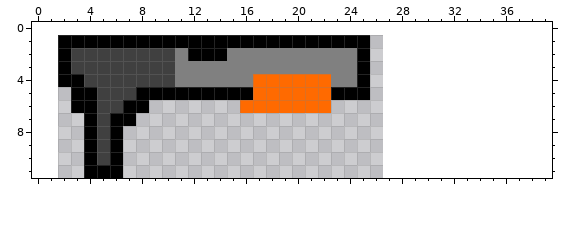
Two states of a pixel-art sprite, src/sprites/Shotgun.png. This is how it looked before the edit.
The file is 25x12 pixels. The old version is drawn lined up with the new one, on the new canvas.
And afterwards:
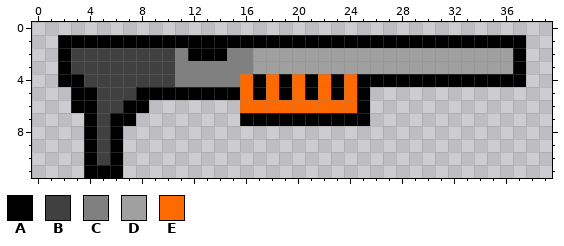
Palette (. is transparent): A #000000  B #404040  C #808080  D #a0a0a0  E #ff6a00
Edits made:
canvas 25x12 -> 40x12, the old top-left corner now at 2,1 (the part of the old canvas that was cut away was empty and is not shown)
Colour A is added in row 1 at x 26 to 37; in rows 2 to 3 at x 37; in row 4 at x 26 to 37; in row 6 at x 25; in row 7 at x 16 to 25.
Colour A replaces colour C in row 4 at x 23.
Colour A replaces colour E in rows 4 to 5 at x 17, 19 and 21.
Colour D is added in rows 2 to 3 at x 26 to 36.
Colour D replaces colour A in rows 2 to 3 at x 25.
Colour D replaces colour C in rows 2 to 3 at x 17 to 24.
Colour E is added in row 6 at x 23 to 24.
Colour E replaces colour A in row 5 at x 16 and 24.
Colour E replaces colour C in row 4 at x 16 and 24.
Changed places in both pictures, as pixel boxes (x1, y1, x2, y2):
changed: (240, 35, 526, 126)
